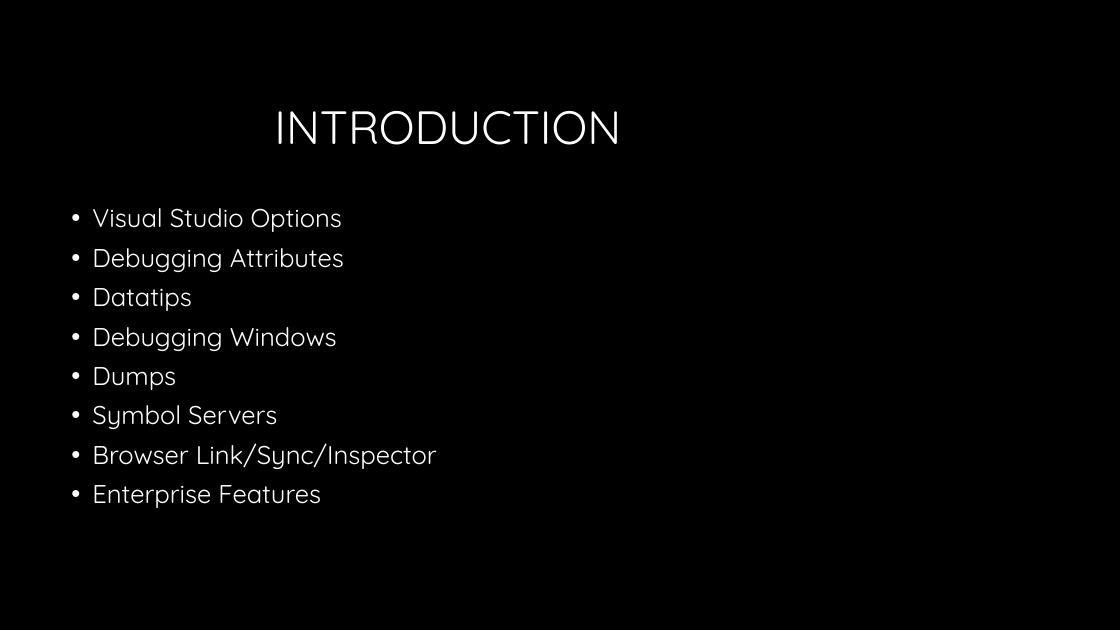
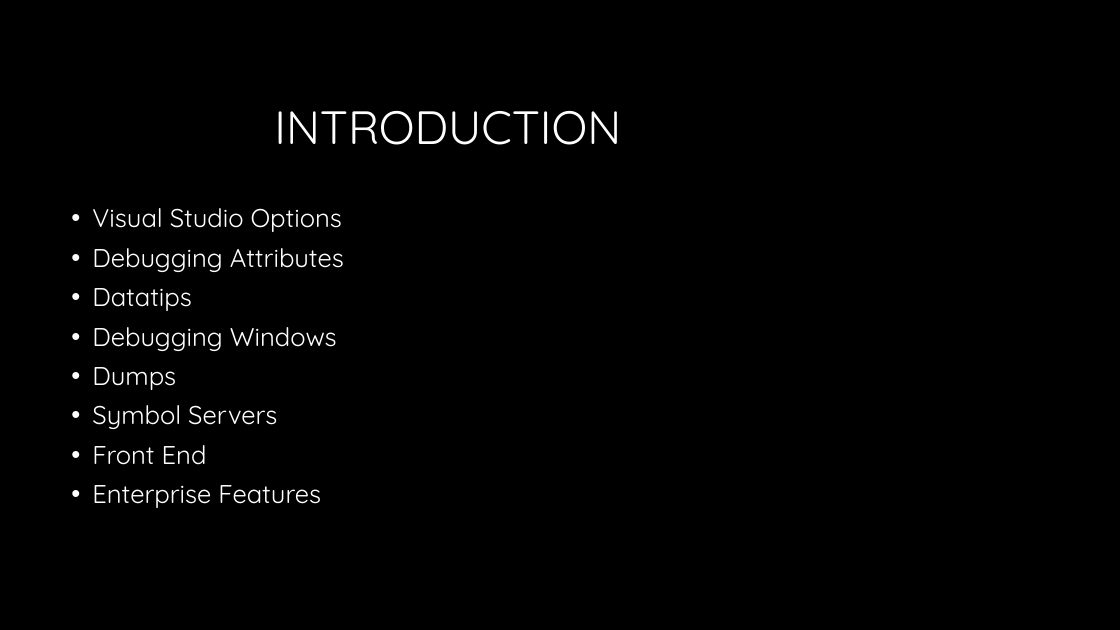
Before and after one commit to GBPhilip/Debugging, a slide deck: slide 3 of Debugging1.pptx. Drawn at 1120x630 pixels with LibreOffice and Linux fonts; fonts in the diff are those of the drawing; background and template pictures are left out. Boxes give left, top, right and bottom in pixels: in the first picture for what was removed or moved away, otherwise in the second. Text is boxed around its words. In the diff, an @@ line names an element or a change of style, - is before the commit and + after.

```diff
--- a/Debugging1.pptx
+++ b/Debugging1.pptx
@@ text at (x1=92, y1=445, x2=207, y2=465): text changed @@
-• Browser Link/Sync/Inspector
+• Front End
```
Also in this commit, not shown: 2 other slides changed, 1 slide added, 1 other file.
